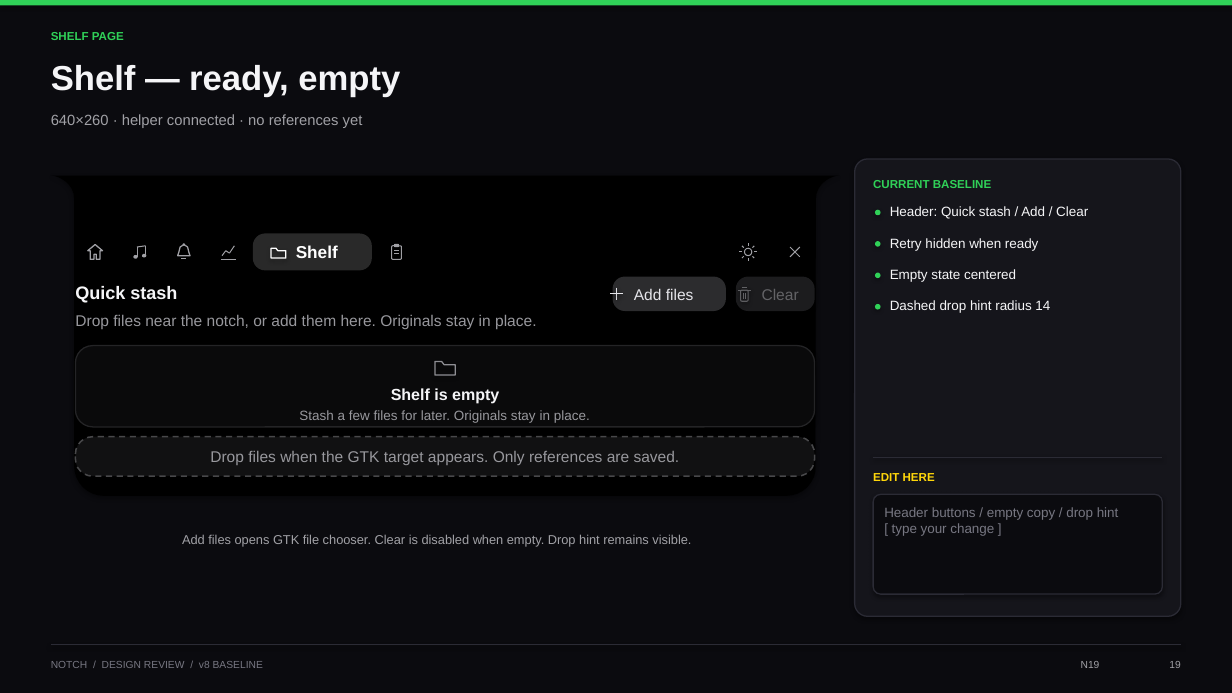
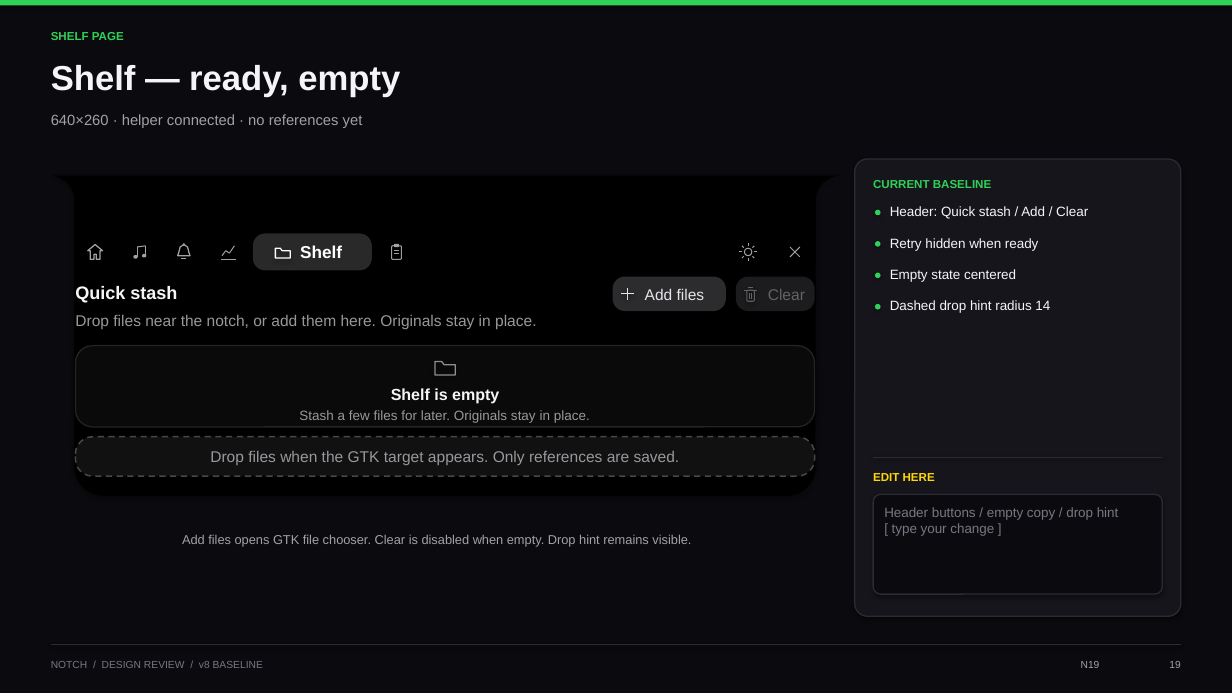
Before and after one commit to pavit12301611/notch, a slide deck: slide 19 of design/Notch-Design-Review.pptx. Drawn at 1232x693 pixels with LibreOffice and Linux fonts; fonts in the diff are those of the drawing. Boxes give left, top, right and bottom in pixels: in the first picture for what was removed or moved away, otherwise in the second. Text is boxed around its words. In the diff, an @@ line names an element or a change of style, - is before the commit and + after.

Commit message:
Fix design deck button label spacing

```diff
--- a/design/Notch-Design-Review.pptx
+++ b/design/Notch-Design-Review.pptx
@@ line moved from (611, 294) - (623, 294) to (621, 294) - (634, 294) @@
@@ line moved from (616, 287) - (616, 300) to (628, 287) - (628, 300) @@
@@ text "Add files": place and size @@
-text "Add files" at (634,288,694,300)
+text "Add files" at (645,288,705,300)
@@ 4 lines, 1 text, 1 freeform shape, 1 rounded rectangle: place and size @@
-4 lines, 1 text, 1 freeform shape, 1 rounded rectangle at (271,245,750,301)
+4 lines, 1 text, 1 freeform shape, 1 rounded rectangle at (275,245,757,301)
@@ text "Clear": place and size @@
-text "Clear" at (762,289,799,300)
+text "Clear" at (768,289,805,300)
```
Also in this commit, not shown: 17 other slides changed, 1 other file.
